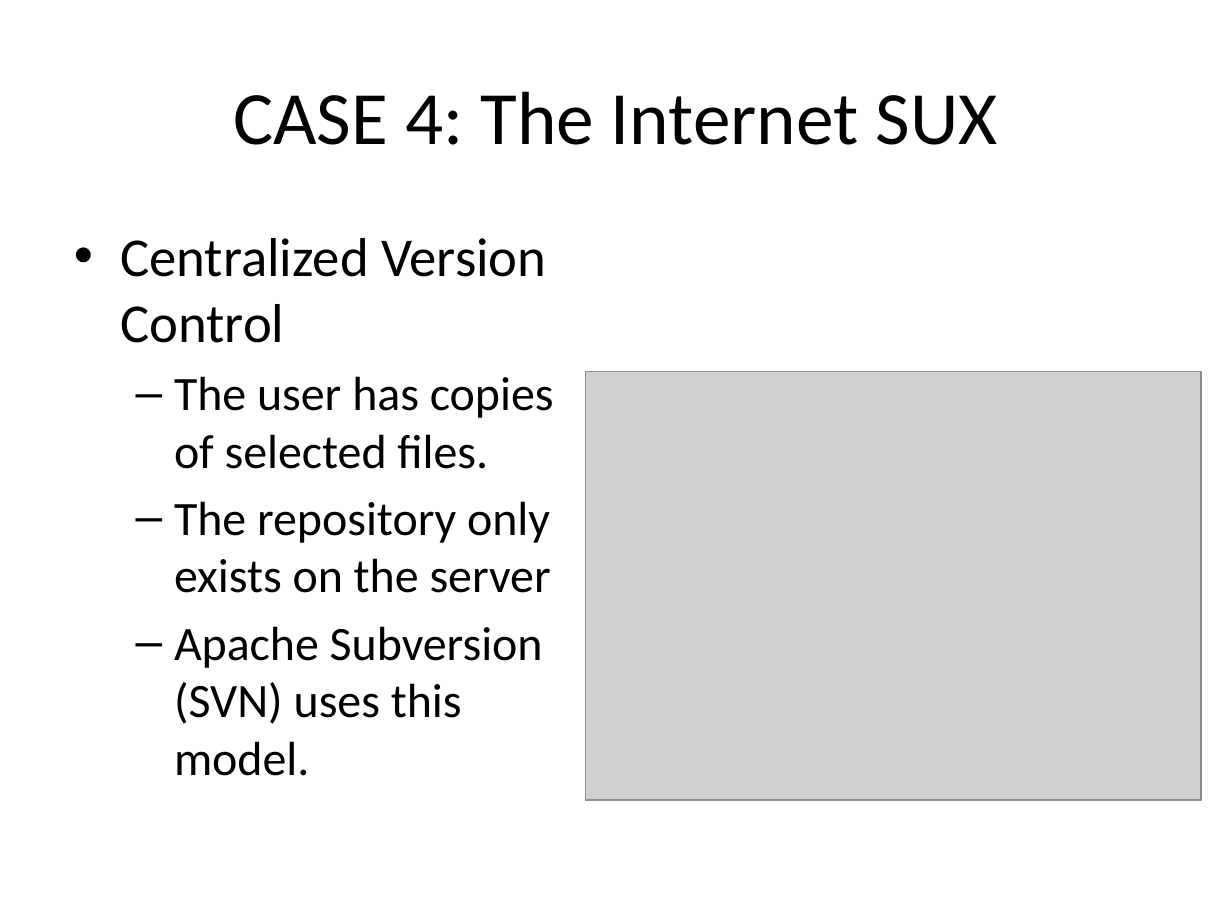
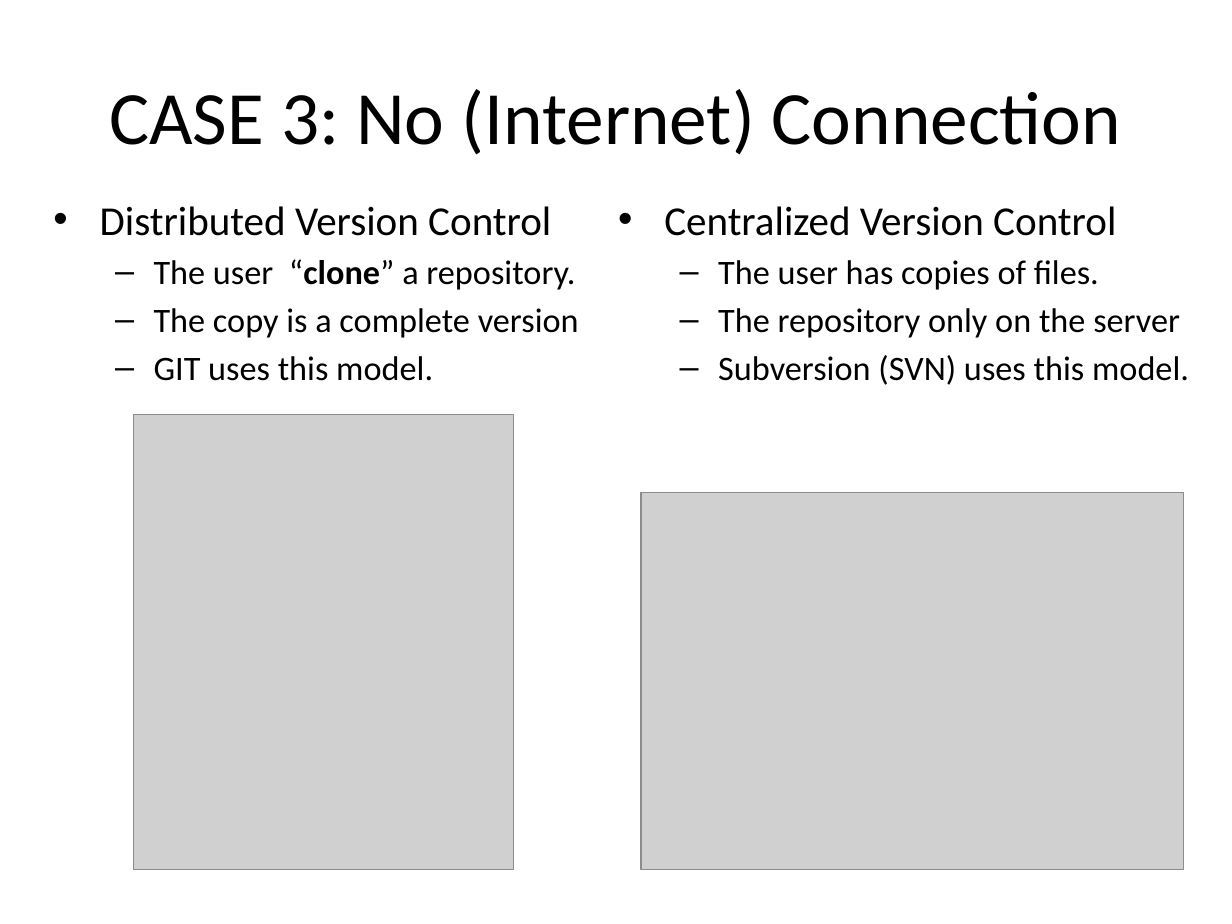
Before and after one commit to c3h899/GIT_Presentatation, a slide deck: slide 19 of Version Control & GIT.pptx (slide 10 before the commit). Drawn at 1232x924 pixels with LibreOffice and Linux fonts; fonts in the diff are those of the drawing; grey boxes stand for pictures. Boxes give left, top, right and bottom in pixels: in the first picture for what was removed or moved away, otherwise in the second. Text is boxed around its words. In the diff, an @@ line names an element or a change of style, - is before the commit and + after.

```diff
--- a/Version Control & GIT.pptx
+++ b/Version Control & GIT.pptx
@@ title at <box>109,89,1121,155</box>: text changed @@
-CASE 4: The Internet SUX
+CASE 3: No (Internet) Connection
@@ text added at <box>100,206,579,381</box>, 20 pt, text #000000 @@
+• Distributed Version Control
+  – The user “clone” a repository.
+  – The copy is a complete version
+  – GIT uses this model.
@@ text "Centralized Version Control": place and size @@
-text "Centralized Version Control" at <box>120,238,554,776</box>
+text "Centralized Version Control" at <box>664,206,1189,385</box>
@@ text at <box>664,206,1116,236</box>: size 32 to 24 pt in "Centralized Version Control"; less space between paragraphs @@
@@ text at <box>718,260,1189,385</box>: text changed; size 28 to 20 pt @@
-  – The user has copies of selected files.
-  – The repository only exists on the server
-  – Apache Subversion (SVN) uses this model.
+  – The user has copies of files.
+  – The repository only on the server
+  – Subversion (SVN) uses this model.
@@ picture added at <box>133,415,513,870</box> @@
@@ picture: place and size @@
-picture at <box>585,372,1201,801</box>
+picture at <box>641,493,1183,870</box>
```
Also in this commit, not shown: 9 other slides changed, 15 slides added, 1 slide removed, 1 other file.
